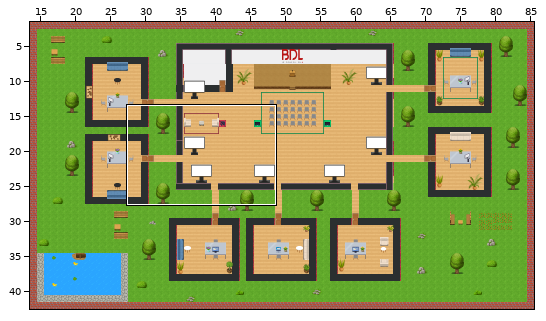
One commit to this Tiled map (JSON): map.tmj. Above, an overview of the earlier version with the close-up marked.
Close-up. Before the commit:
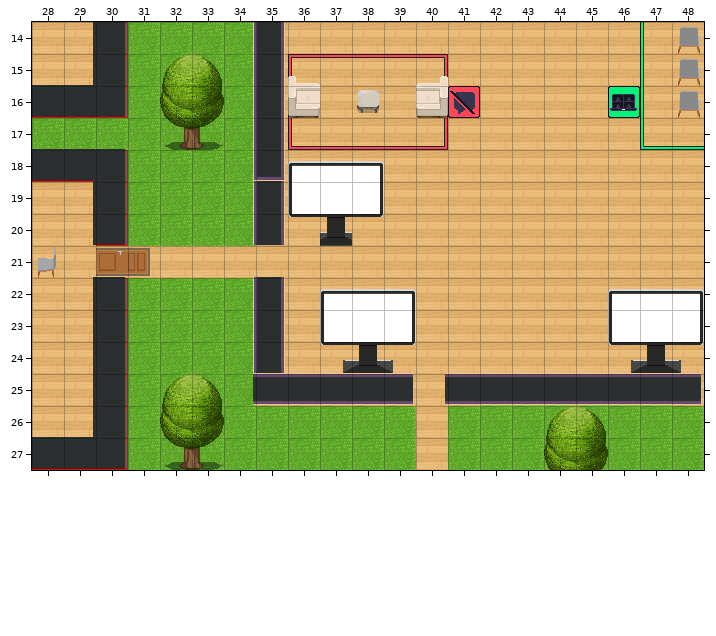
Cells are 32x32 px. Shown: x 28..48, y 14..27. The commit also changed other parts of the map, which this record leaves out.
New version:
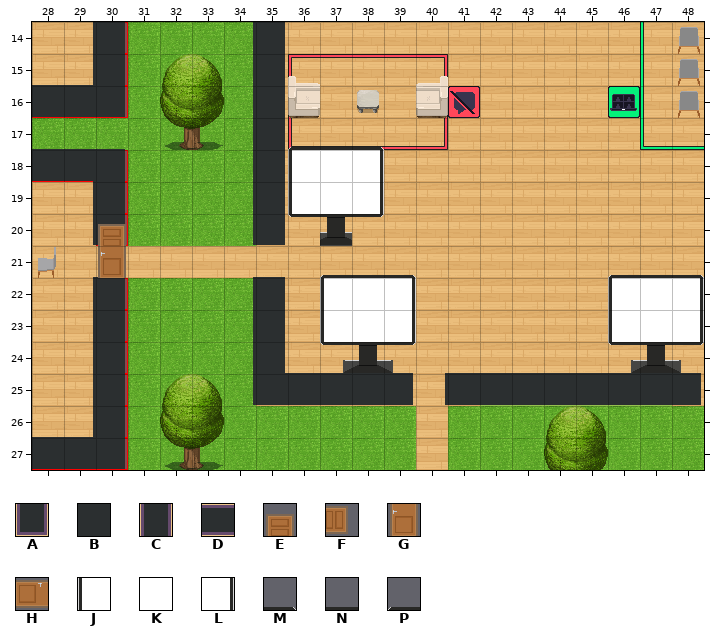
Key: from "WA_Room_Builder": A 56, B 100, C 102, D 104, E 860, F 860 turned 90, G 885, H 885 turned 90; from "WA_User_Interface": J 247, K 248, L 249, M 260 turned 180, N 261 turned 180, P 262 turned 180.
_ is an empty cell.
Edits made:
{"where": "layer \"floor/floor3\""}
{"y":17,"x":36,"old":"___","new":"PNM"}
{"y":18,"x":36,"old":"___","new":"JKL"}
{"y":21,"x":37,"old":"___","new":"PNM"}
{"y":21,"x":46,"old":"___","new":"PNM"}
{"y":22,"x":37,"old":"___","new":"JKL"}
{"y":22,"x":46,"old":"___","new":"JKL"}
{"where": "layer \"floor/Logo\""}
{"y":21,"x":30,"old":"HF","new":"__"}
{"where": "layer \"walls/walls1\""}
{"y":14,"x":35,"old":"C","new":"B"}
{"y":15,"x":35,"old":"C","new":"B"}
{"y":16,"x":35,"old":"C","new":"B"}
{"y":17,"x":35,"old":"C","new":"B"}
{"y":18,"x":35,"old":"A","new":"B"}
{"y":19,"x":35,"old":"C","new":"B"}
{"y":20,"x":35,"old":"C","new":"B"}
{"y":22,"x":35,"old":"C","new":"B"}
{"y":23,"x":35,"old":"C","new":"B"}
{"y":24,"x":35,"old":"C","new":"B"}
{"y":25,"x":35,"old":"DDDDD","new":"BBBBB"}
{"y":25,"x":41,"old":"DDDDDDDD","new":"BBBBBBBB"}
{"where": "layer \"furniture/furniture1\""}
{"y":20,"x":30,"old":"_","new":"E"}
{"y":21,"x":30,"old":"_","new":"G"}
{"label":"changed","picture_box":[253,22,285,245]}
{"label":"added","picture_box":[288,147,384,166]}
{"label":"changed","picture_box":[96,224,150,278]}
{"label":"changed","picture_box":[253,275,416,405]}
{"label":"added","picture_box":[608,275,704,294]}
{"label":"changed","picture_box":[445,373,701,405]}
